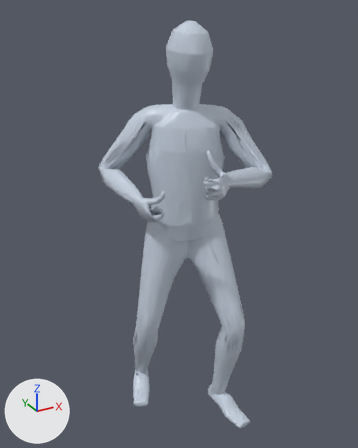
Before and after pictures for a commit that changed the glTF model app/assets/anims/Base/sword_shield_attack_heavy.glb.
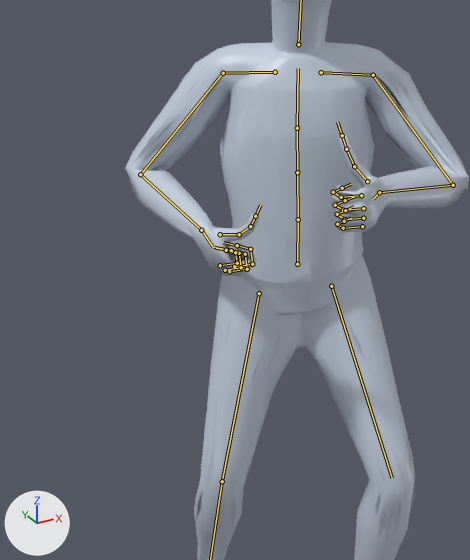
Each version is shown whole from a 50 mm lens placed at (-0.958, -1.7, 1.781), pointed at (-0.037, -0.024, 0.943), then close up on the part from 10% to 76% of the width and 18% to 82% of the height. Lighting does not change. The marker at lower left points along +X, +Y and +Z. The first two pictures are the older version. Both versions are drawn at frame 4 of the action 'Animation'; the numbers are the values there. The bones that change, and the others that lie on the model, are drawn over the model as lines in the close-ups.

Names of what the first close-up shows: 'Body_human_male'.
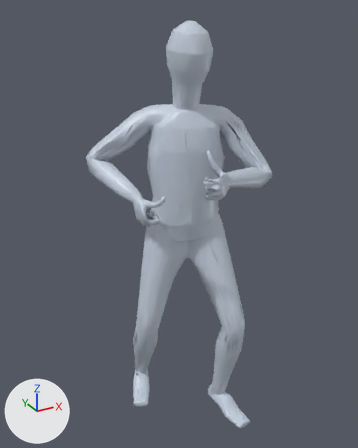
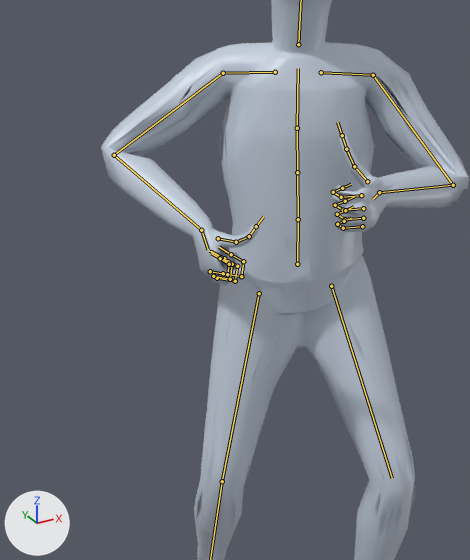
Pixel boxes (x1, y1, x2, y2) of what changed, in the close-ups (470 x 560 px):
'Body_human_male', posed
    before: (125, 0, 469, 560)
    after: (101, 0, 469, 560)
bone 'mixamorig:RightArm', root to tip
    before: (223, 73) to (140, 174)
    after: (223, 73) to (114, 155)
bone 'mixamorig:RightHand', root to tip
    before: (201, 230) to (213, 247)
    after: (201, 230) to (208, 249)

The change in detail:
Bone 'mixamorig:RightArm' (bone_mixamorig_rightarm) turns from (-51, -13, 25) to (-36, -23, 36) degrees about its own x, y and z.
Bone 'mixamorig:RightHand' (bone_mixamorig_righthand) turns from (-53, 22, -64) to (-44, 44, -69) degrees about its own x, y and z.
